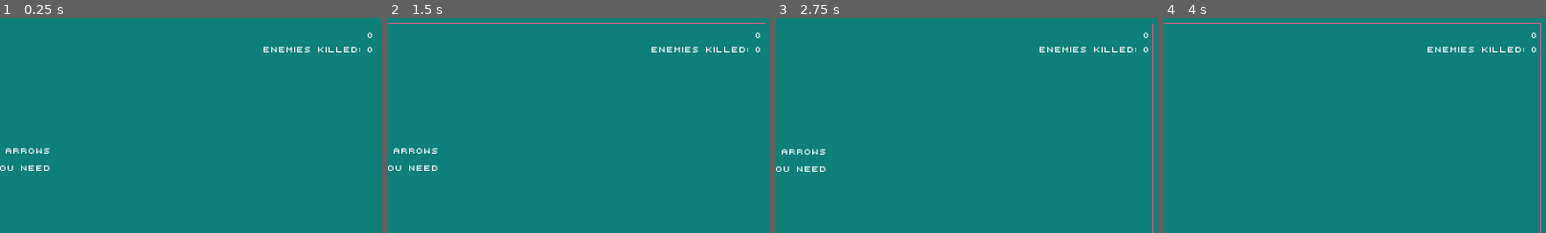
Above: before the commit, frames 1-4 (left to right).
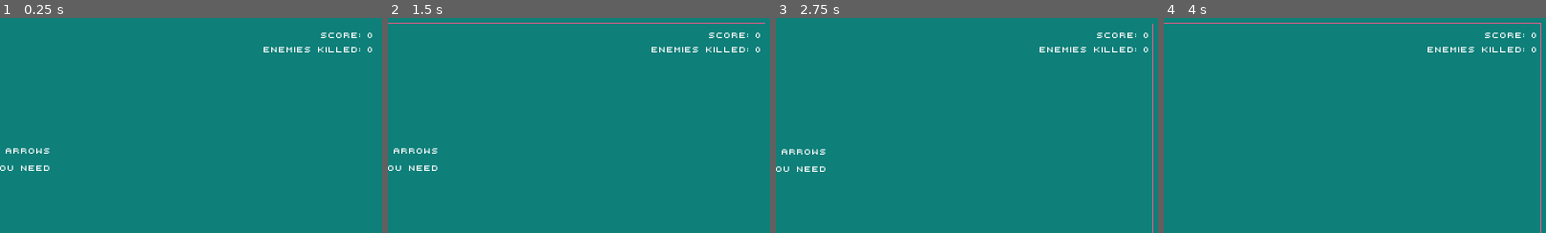
Above: after the commit, the same moments.

Repository: skarnl/gmtk-game-jam
Game: Godot game, scene res://screens/splash.tscn
The game is run twice, just before and just after one commit, with the same random seed, the same clock (stepped at 60 frames per second) and the same inputs. Sound files missing from this copy of the repository are replaced by a short silence.
Inputs:
- Up to frame 1 (0.25 s): no input
- Up to frame 2 (1.5 s): tap Enter at 0.5 s; hold Right (ui_right) 0.53-1.28 s; hold Down (ui_down) from 1.28 s (still down)
- Up to frame 3 (2.75 s): release Down (ui_down) at 2.03 s; hold Right (ui_right) from 2.03 s (still down)
- Up to frame 4 (4 s): release Right (ui_right) at 2.78 s; hold Up (ui_up) 2.78-3.53 s; hold Left (ui_left) from 3.53 s (still down)
The pictures show only the part of the screen within x 50-100%, y 0-50%; the shares and areas given below are measured in that part.

The runs differ from the first frame. In frame 1, 0.2% of the frame differs, in the area x 84-95%, y 6-10%; in frame 2, 0.2%; in frame 3, 0.2%; in frame 4, 0.2%.

Commit message:
Position score label

Diff:
--- a/gui/hud.tscn
+++ b/gui/hud.tscn
@@ -1,10 +1,11 @@
-[gd_scene load_steps=8 format=2]
+[gd_scene load_steps=9 format=2]
 
 [ext_resource path="res://gui/timers.gd" type="Script" id=1]
 [ext_resource path="res://assets/default.theme" type="Theme" id=2]
 [ext_resource path="res://gui/debug.gd" type="Script" id=3]
 [ext_resource path="res://gui/score.gd" type="Script" id=4]
 [ext_resource path="res://assets/fonts/000webfont.ttf" type="DynamicFontData" id=5]
+[ext_resource path="res://gui/game_over.gd" type="Script" id=6]
 
 [sub_resource type="DynamicFont" id=1]
 size = 64
@@ -96,10 +97,9 @@
 [node name="score_text" type="Label" parent="Score"]
 anchor_left = 1.0
 anchor_right = 1.0
-margin_left = -91.4088
-margin_top = 12.3595
-margin_right = -11.4088
-margin_bottom = 26.3595
+margin_left = -190.371
+margin_top = 12.0
+margin_right = -11.3712
 text = "0000000000"
 align = 2
 __meta__ = {
@@ -112,7 +112,6 @@
 margin_left = -207.0
 margin_top = 31.0
 margin_right = -12.0
-margin_bottom = 45.0
 text = "0000000000"
 align = 2
 __meta__ = {
@@ -124,6 +123,7 @@
 anchor_right = 1.0
 anchor_bottom = 1.0
 theme = ExtResource( 2 )
+script = ExtResource( 6 )
 __meta__ = {
 "_edit_use_anchors_": false
 }
@@ -196,3 +196,17 @@
 __meta__ = {
 "_edit_use_anchors_": false
 }
+
+[node name="Changelog" type="Control" parent="."]
+visible = false
+anchor_right = 1.0
+anchor_bottom = 1.0
+__meta__ = {
+"_edit_use_anchors_": false
+}
+
+[node name="Label" type="Label" parent="Changelog"]
+anchor_right = 0.19
+anchor_bottom = 1.0
+margin_right = 0.439987
+autowrap = true
--- a/gui/score.gd
+++ b/gui/score.gd
@@ -9,7 +9,7 @@
 
 
 func set_score(score):
-	$score_text.text = str(score)
+	$score_text.text = 'Score: %s' % str(score)
 
 func reset():
 	set_score(0)
